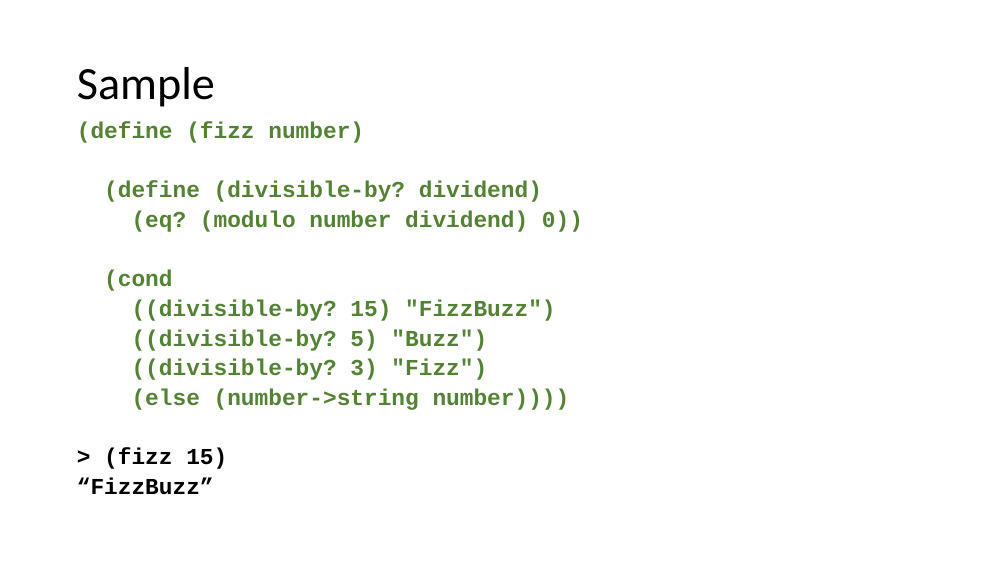
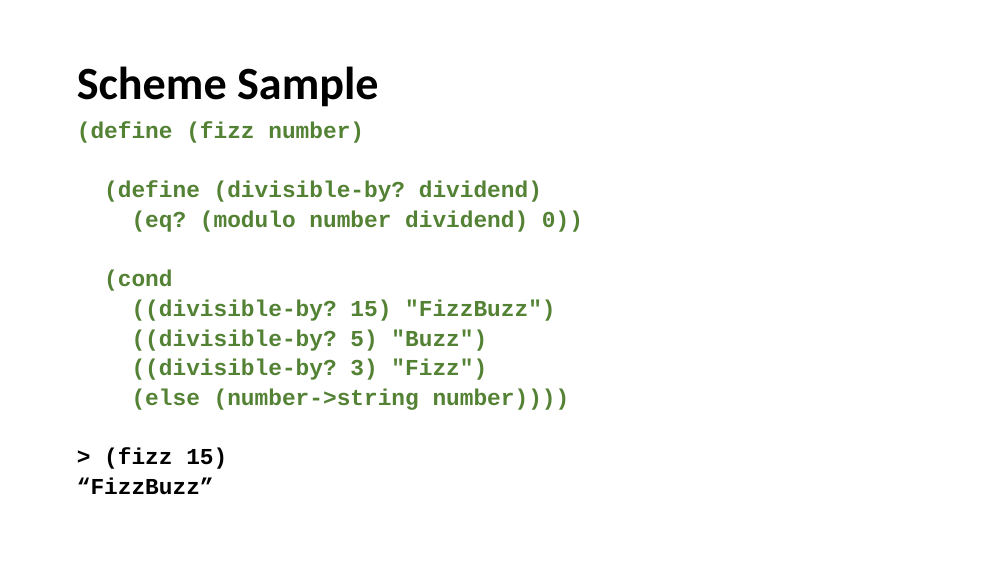
Before and after one commit to LeedsCodeDojo/TryScheme, a slide deck: slide 9 of Scheme Intro.pptx (slide 8 before the commit). Drawn at 1008x567 pixels with LibreOffice and Linux fonts; fonts in the diff are those of the drawing. Boxes give left, top, right and bottom in pixels: in the first picture for what was removed or moved away, otherwise in the second. Text is boxed around its words. In the diff, an @@ line names an element or a change of style, - is before the commit and + after.

```diff
--- a/Scheme Intro.pptx
+++ b/Scheme Intro.pptx
@@ title at (77,66,378,107): text changed; bold on @@
-Sample
+Scheme Sample
```
Also in this commit, not shown: 13 other slides changed, 6 slides added.
